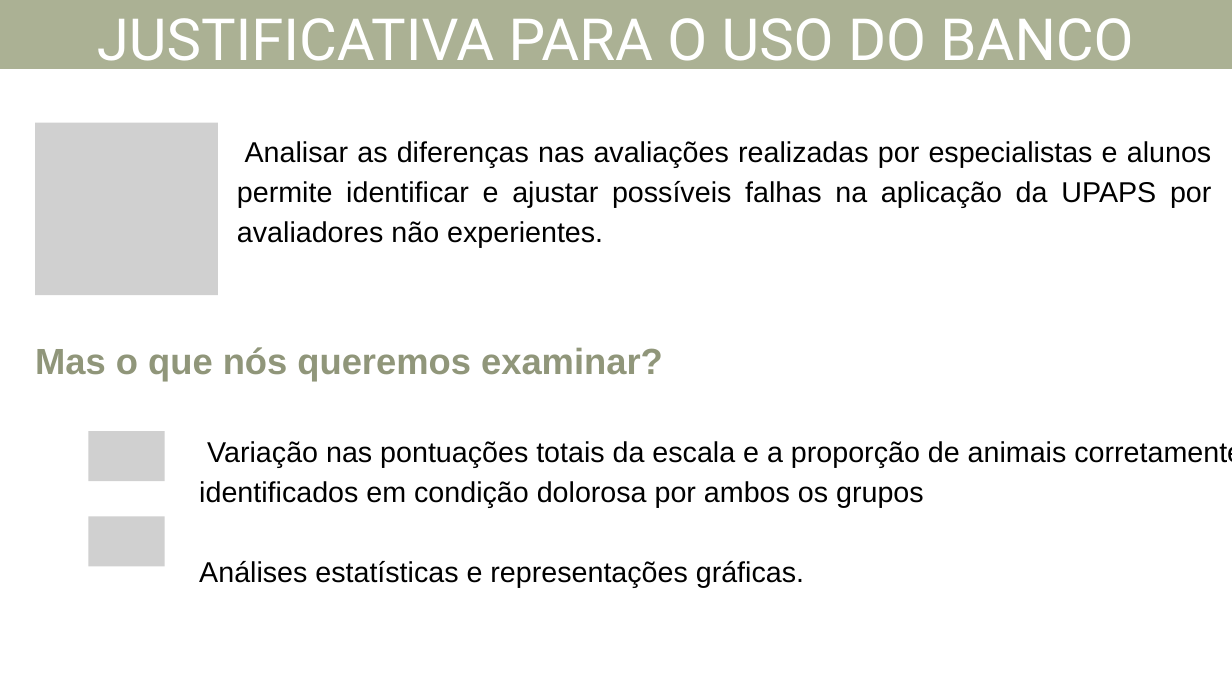
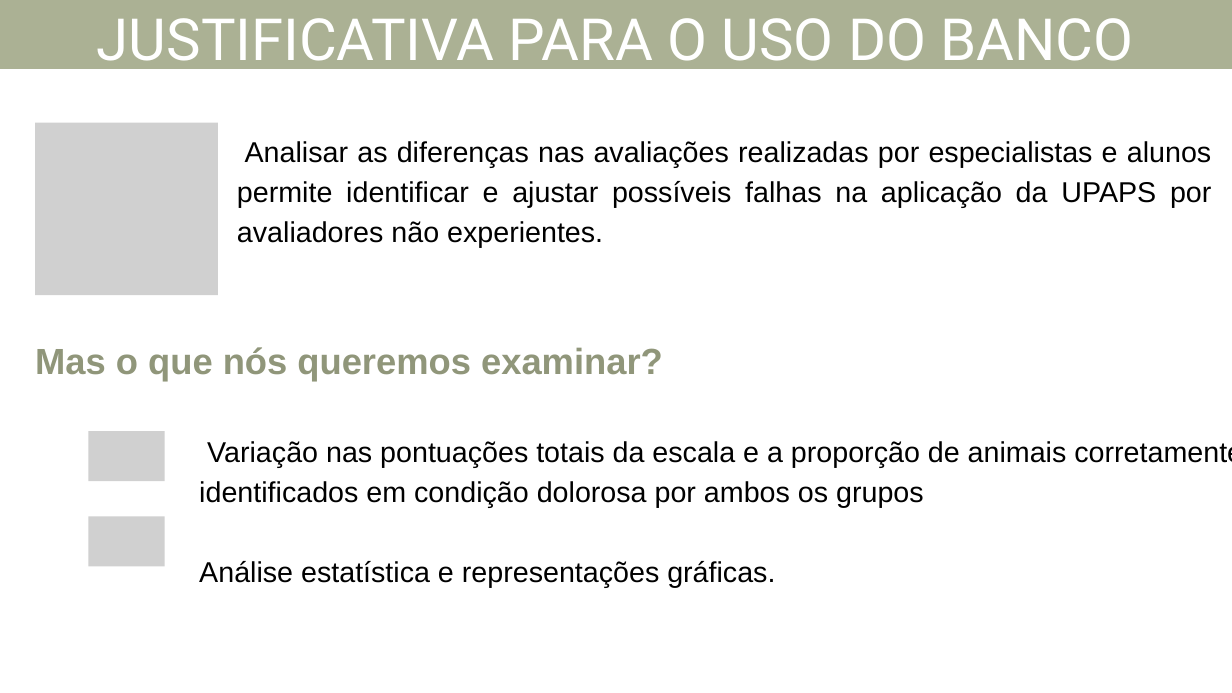
Before and after one commit to marcela-c-oliveira/Trabalho_final_FCM_2024, a slide deck: slide 5 of Trabalho final FCM 2024.pptx. Drawn at 1232x693 pixels with LibreOffice and Linux fonts; fonts in the diff are those of the drawing; grey boxes stand for pictures. Boxes give left, top, right and bottom in pixels: in the first picture for what was removed or moved away, otherwise in the second. Text is boxed around its words. In the diff, an @@ line names an element or a change of style, - is before the commit and + after.

```diff
--- a/Trabalho final FCM 2024.pptx
+++ b/Trabalho final FCM 2024.pptx
@@ text at bbox=[199, 561, 775, 588]: text changed @@
-Análises estatísticas e representações gráficas.
+Análise estatística e representações gráficas.
```
Also in this commit, not shown: 5 other slides changed, 1 slide added, 1 slide removed, 1 other file.
